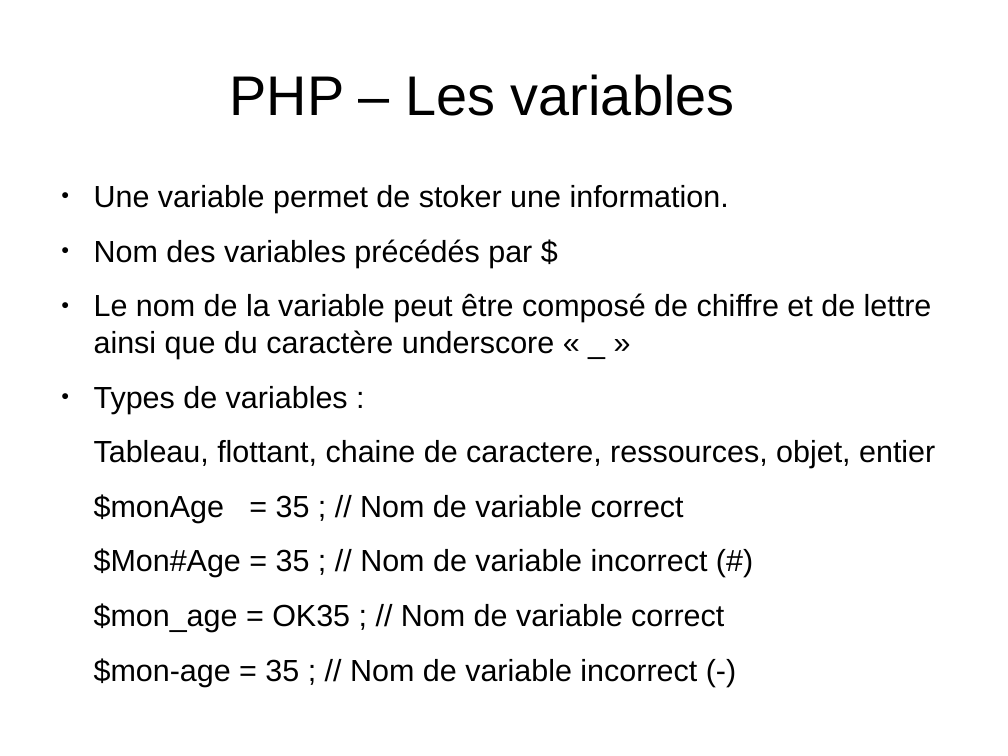
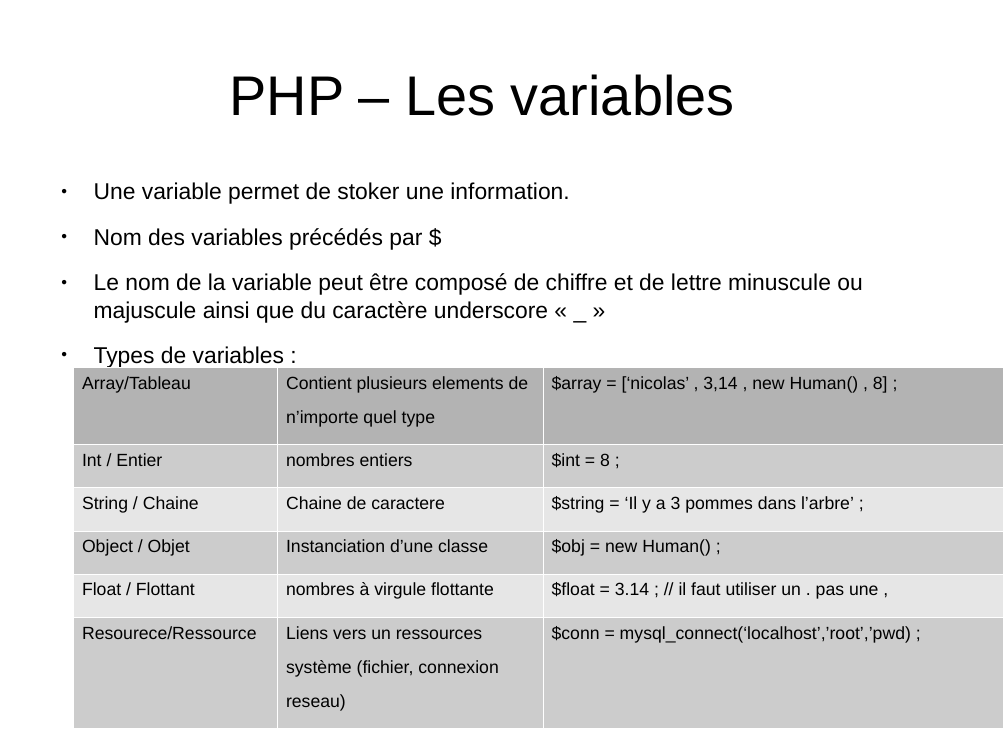
Before and after one commit to NicoM88/formation, a slide deck: slide 6 of PHP/formation.odp. Drawn at 1008x756 pixels with LibreOffice and Linux fonts; fonts in the diff are those of the drawing. Boxes give left, top, right and bottom in pixels: in the first picture for what was removed or moved away, otherwise in the second. Text is boxed around its words. In the diff, an @@ line names an element or a change of style, - is before the commit and + after.

Commit message:
Mise a jours de plusieurs slides

```diff
--- a/PHP/formation.odp
+++ b/PHP/formation.odp
@@ text at (94, 182, 569, 369): size 24.1 to 18 pt in "Une variable permet de stoker une information.", "Nom des variables précédés par $", "Types de variables :" @@
@@ text at (94, 273, 862, 323): text changed; size 24.1 to 18 pt @@
-● Le nom de la variable peut être composé de chiffre et de lettre ainsi que du caractère underscore « _ »
+● Le nom de la variable peut être composé de chiffre et de lettre minuscule ou majuscule ainsi que du caractère underscore « _ »
@@ table added at (73, 368, 1003, 730), 6 rows, 3 columns @@
+Array/Tableau | Contient plusieurs elements de n’importe quel type | $array = [‘nicolas’ , 3,14 , new Human() , 8] ;
+Int / Entier | nombres entiers | $int = 8 ;
+String / Chaine | Chaine de caractere | $string = ‘Il y a 3 pommes dans l’arbre’ ;
+Object / Objet | Instanciation d’une classe | $obj = new Human() ;
+Float / Flottant | nombres à virgule flottante | $float = 3.14 ; // il faut utiliser un . pas une ,
+Resourece/Ressource | Liens vers un ressources système (fichier, connexion reseau) | $conn = mysql_connect(‘localhost’,’root’,’pwd) ;
@@ text at (94, 440, 935, 687): paragraphs removed @@
-Tableau, flottant, chaine de caractere, ressources, objet, entier
-$monAge = 35 ; // Nom de variable correct
-$Mon#Age = 35 ; // Nom de variable incorrect (#)
-$mon_age = OK35 ; // Nom de variable correct
-$mon-age = 35 ; // Nom de variable incorrect (-)
```
Also in this commit, not shown: 21 other slides changed, 2 slides added, 3 slides removed, 4 other files.
